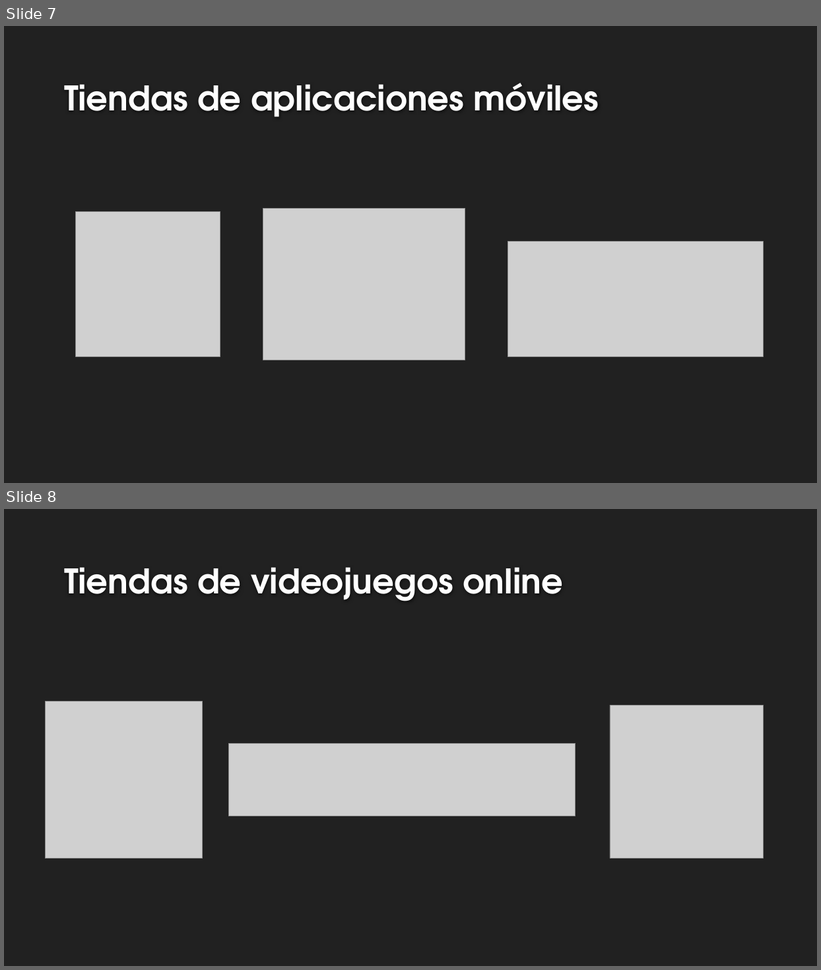
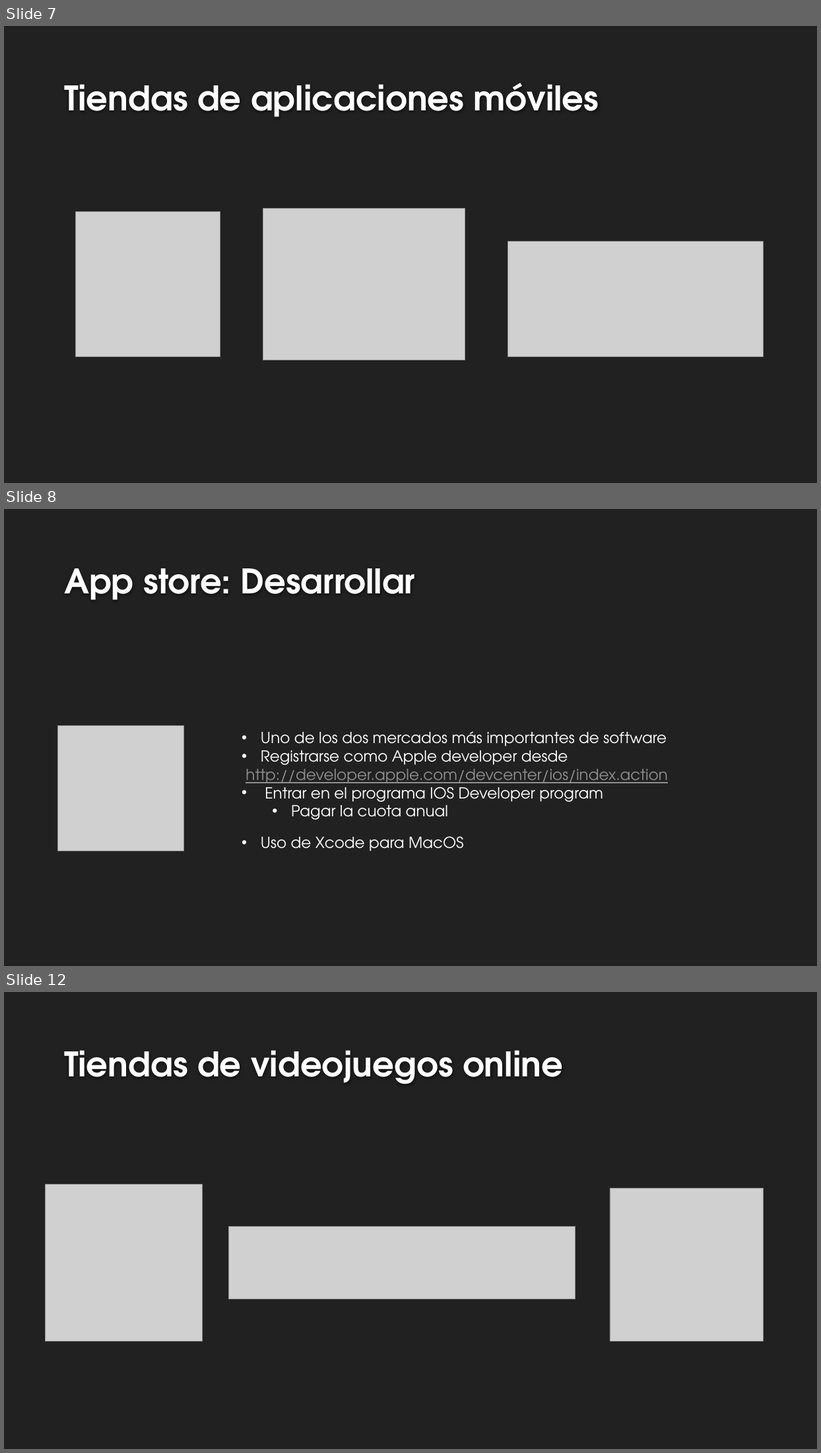
Before and after one commit to ABPMultimediaUA/SchoolApp, a slide deck: PM-TEMA 8 v1.pptx. Shown one above the other, each under a label of ours: slides 7 and 8 before the commit, slides 7, 8 and 12 after it; the slides between them are not shown. The pictures are 821x970 and 821x1453 pixels, drawn with LibreOffice and Linux fonts; fonts in the diff are those of the drawing; grey boxes stand for pictures; background and template pictures are left out. Boxes give left, top, right and bottom in pixels: in the first picture for what was removed or moved away, otherwise in the second. Text is boxed around its words. In the diff, an @@ line names an element or a change of style, - is before the commit and + after.

```diff
--- a/PM-TEMA 8 v1.pptx
+++ b/PM-TEMA 8 v1.pptx
@@ slide 8 added at <box>4,509,817,966</box>, background #212121 @@
@@ title added at <box>64,568,416,600</box>, 40 pt, text #FEFEFE, bold @@
+App store: Desarrollar
@@ picture added at <box>58,725,184,851</box> @@
@@ text added at <box>246,731,668,820</box>, 18 pt, text #FFFFFF @@
+• Uno de los dos mercados más importantes de software
+• Registrarse como Apple developer desde
+http://developer.apple.com/devcenter/ios/index.action
+• Entrar en el programa IOS Developer program
+  • Pagar la cuota anual
@@ text added at <box>261,836,464,852</box>, 18 pt, text #FFFFFF @@
+• Uso de Xcode para MacOS
@@ what was slide 8 is now slide 12 @@
```
Also in this commit, not shown: 1 slide changed, 7 other slides added.
